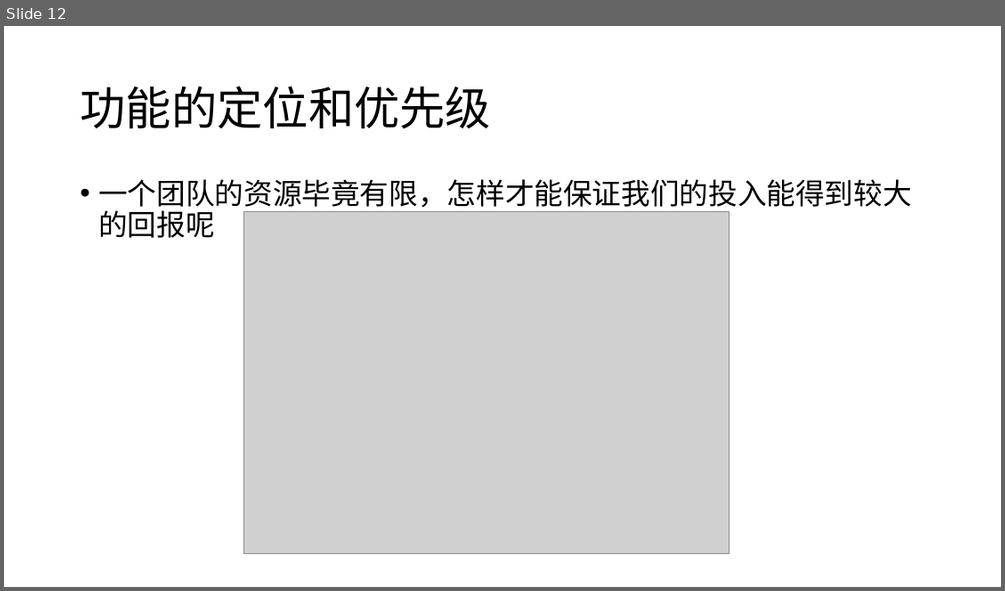
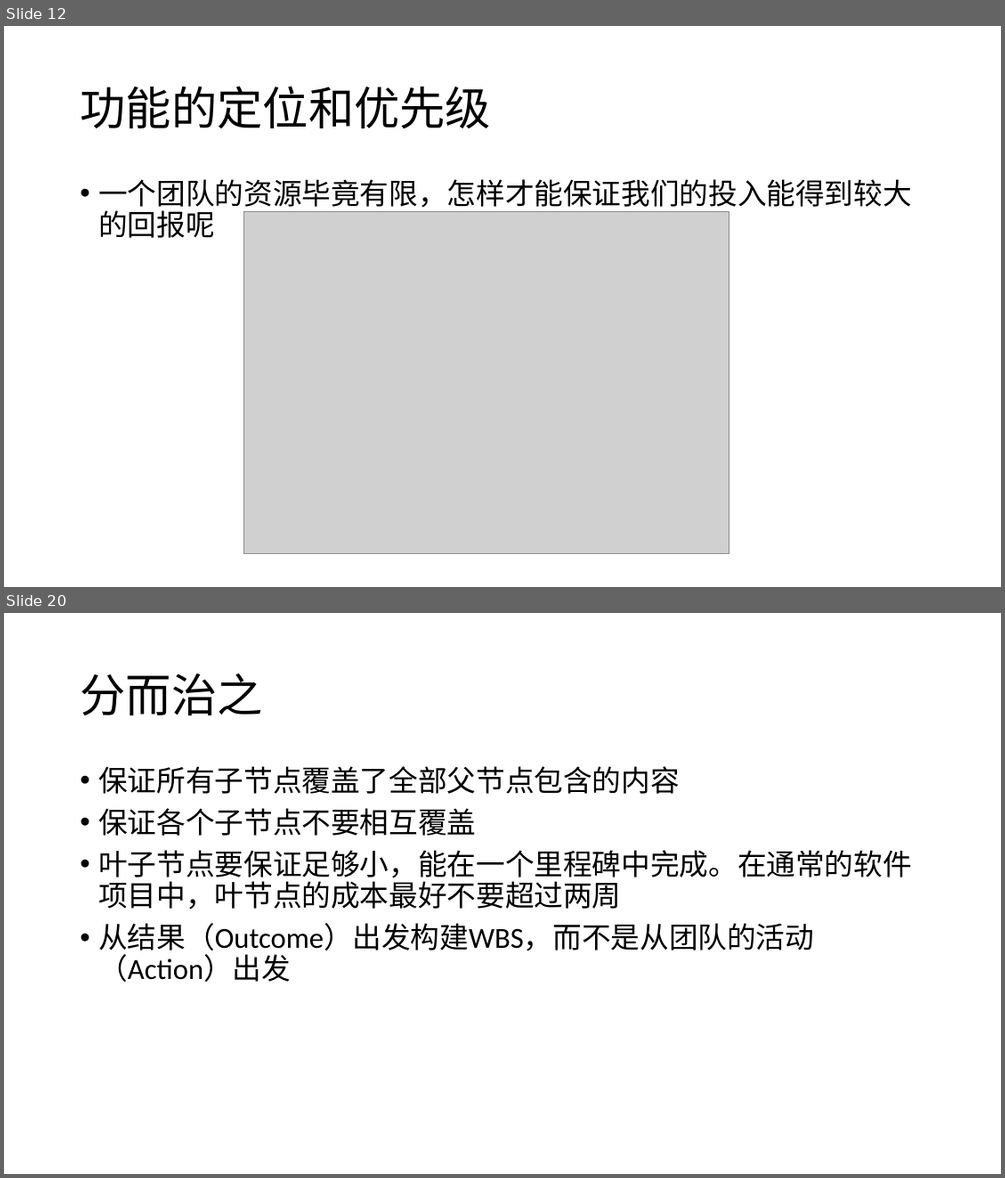
Before and after one commit to fzp1993/fzp19930803, a slide deck: 第八章.pptx. Shown one above the other, each under a label of ours: slide 12 before the commit, slides 12 and 20 after it; the slides between them are not shown. The pictures are 1005x591 and 1005x1178 pixels, drawn with LibreOffice and Linux fonts; fonts in the diff are those of the drawing; grey boxes stand for pictures. Boxes give left, top, right and bottom in pixels: in the first picture for what was removed or moved away, otherwise in the second. Text is boxed around its words. In the diff, an @@ line names an element or a change of style, - is before the commit and + after.

```diff
--- a/第八章.pptx
+++ b/第八章.pptx
@@ slide 20 added at [4,613,1001,1174], background #FFFFFF @@
@@ title added at [80,673,262,715], 44 pt, text #000000 @@
+分而治之
@@ text added at [98,766,911,981], 28 pt, text #000000 @@
+• 保证所有子节点覆盖了全部父节点包含的内容
+• 保证各个子节点不要相互覆盖
+• 叶子节点要保证足够小，能在一个里程碑中完成。在通常的软件项目中，叶节点的成本最好不要超过两周
+• 从结果（Outcome）出发构建WBS，而不是从团队的活动（Action）出发
```
Also in this commit, not shown: 7 other slides added.
